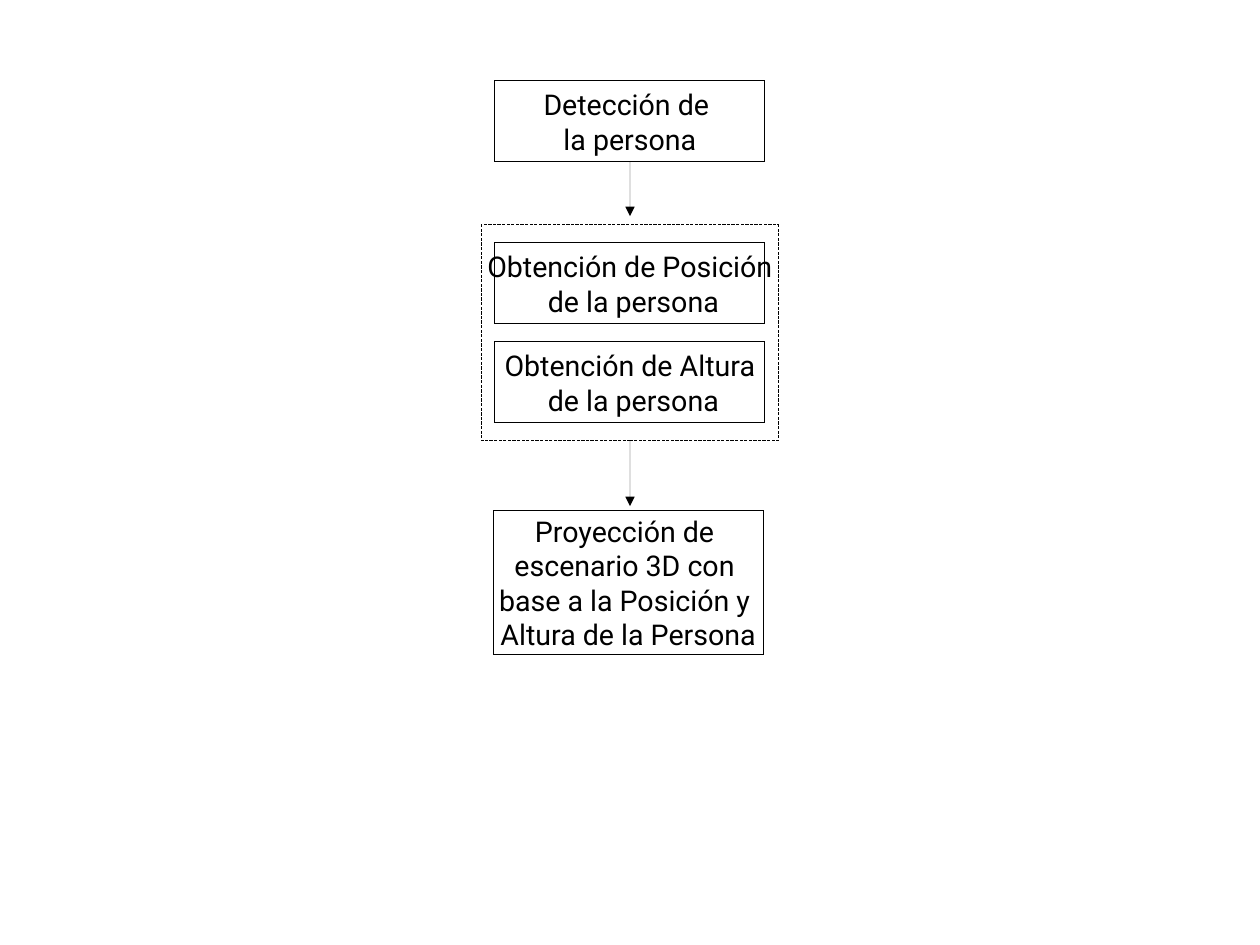
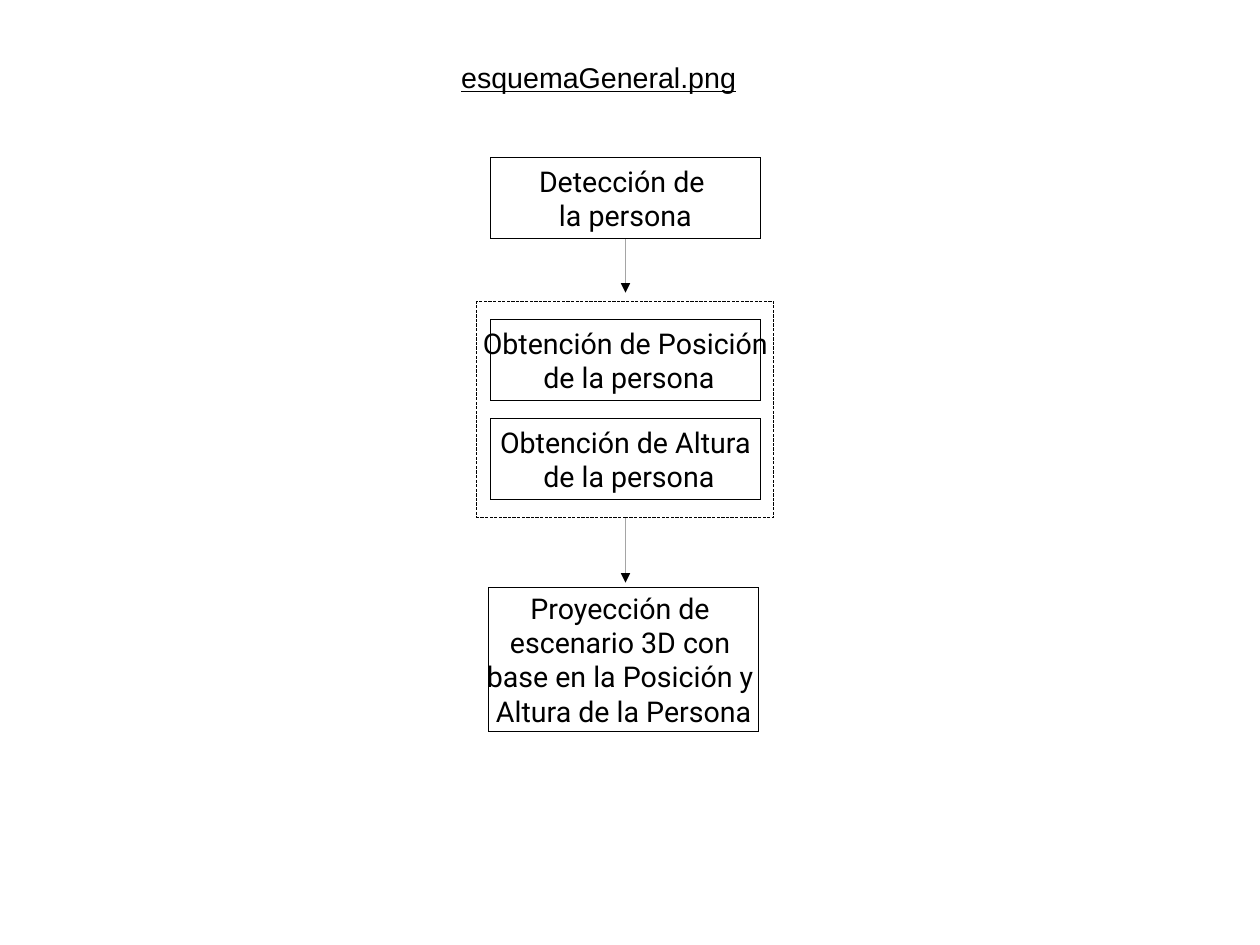
Before and after one commit to yadyguitar/Tesis, a slide deck: slide 1 of documentación/tesis/Diagramas.odp. Drawn at 1260x945 pixels with LibreOffice and Linux fonts; fonts in the diff are those of the drawing. Boxes give left, top, right and bottom in pixels: in the first picture for what was removed or moved away, otherwise in the second. Text is boxed around its words. In the diff, an @@ line names an element or a change of style, - is before the commit and + after.

```diff
--- a/documentación/tesis/Diagramas.odp
+++ b/documentación/tesis/Diagramas.odp
@@ text added at <box>461,67,736,93</box>, 18 pt, text #000000, underline @@
+esquemaGeneral.png
@@ 5 rectangles, 2 arrows: place and size @@
-5 rectangles, 2 arrows at <box>481,81,779,655</box>
+5 rectangles, 2 arrows at <box>477,158,774,732</box>
@@ text in rectangle at <box>487,661,754,695</box>: text changed @@
-base a la Posición y
+base en la Posición y
```
Also in this commit, not shown: 1 other slide changed, 5 slides added, 1 slide removed, 11 other files.
